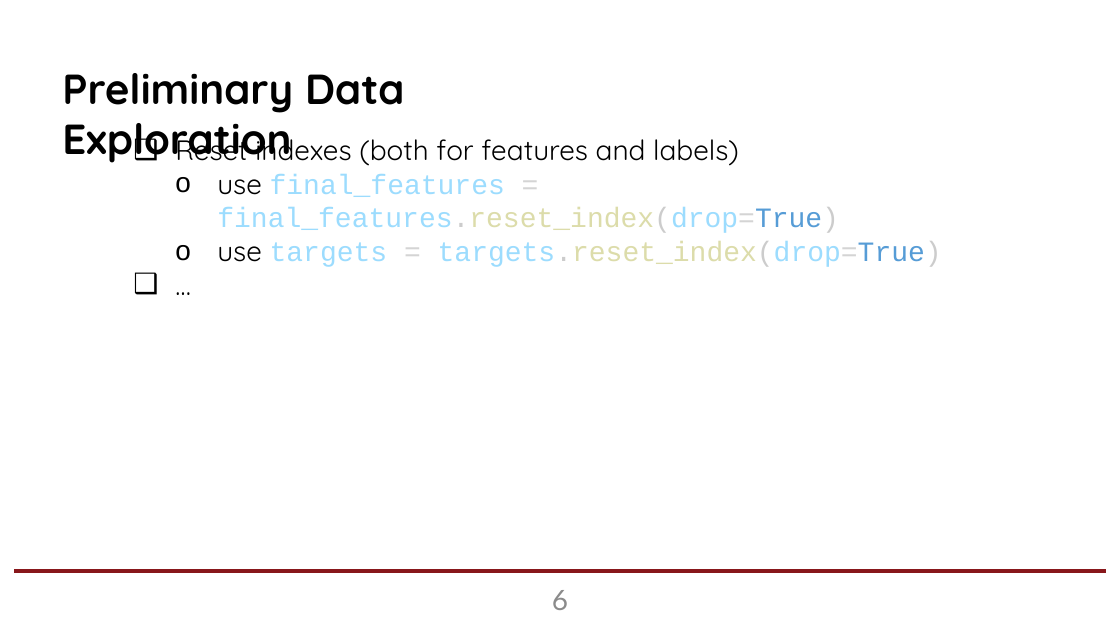
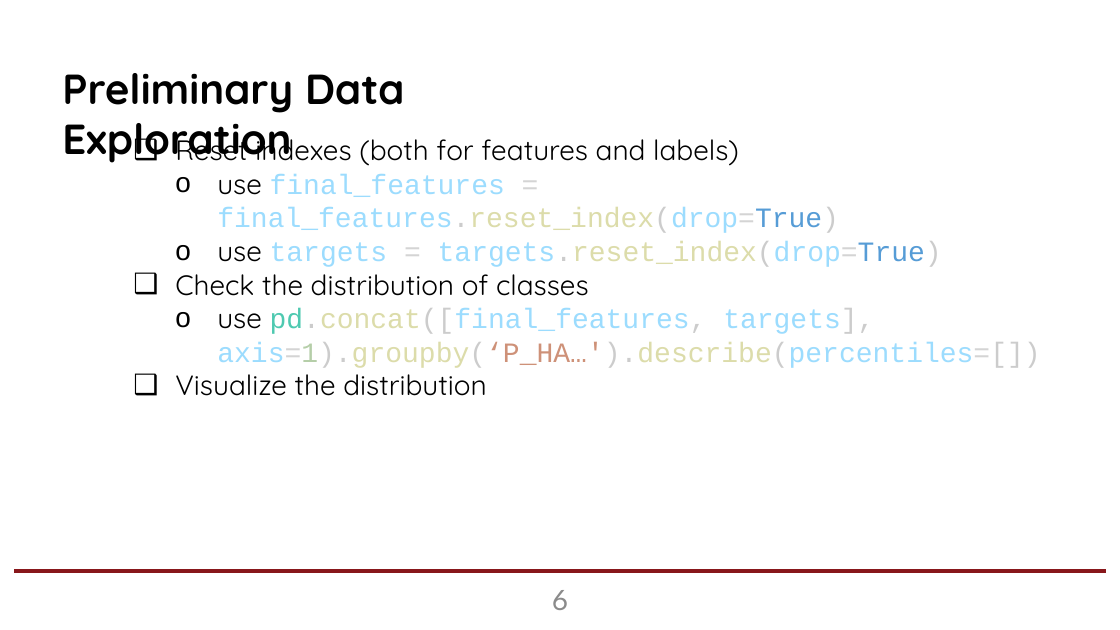
Before and after one commit to mrdchua/Supervised-Classification, a slide deck: slide 6 of notes/03_Supervised_Classification.pptx. Drawn at 1120x630 pixels with LibreOffice and Linux fonts; fonts in the diff are those of the drawing. Boxes give left, top, right and bottom in pixels: in the first picture for what was removed or moved away, otherwise in the second. Text is boxed around its words. In the diff, an @@ line names an element or a change of style, - is before the commit and + after.

```diff
--- a/notes/03_Supervised_Classification.pptx
+++ b/notes/03_Supervised_Classification.pptx
@@ text at [175,266,1040,396]: text changed; font Quicksand to Courier New @@
-❑ …
+❑ Check the distribution of classes
+  o use pd.concat([final_features, targets], axis=1).groupby(‘P_HA…').describe(percentiles=[])
+❑ Visualize the distribution
```
Also in this commit, not shown: 1 other slide changed.
